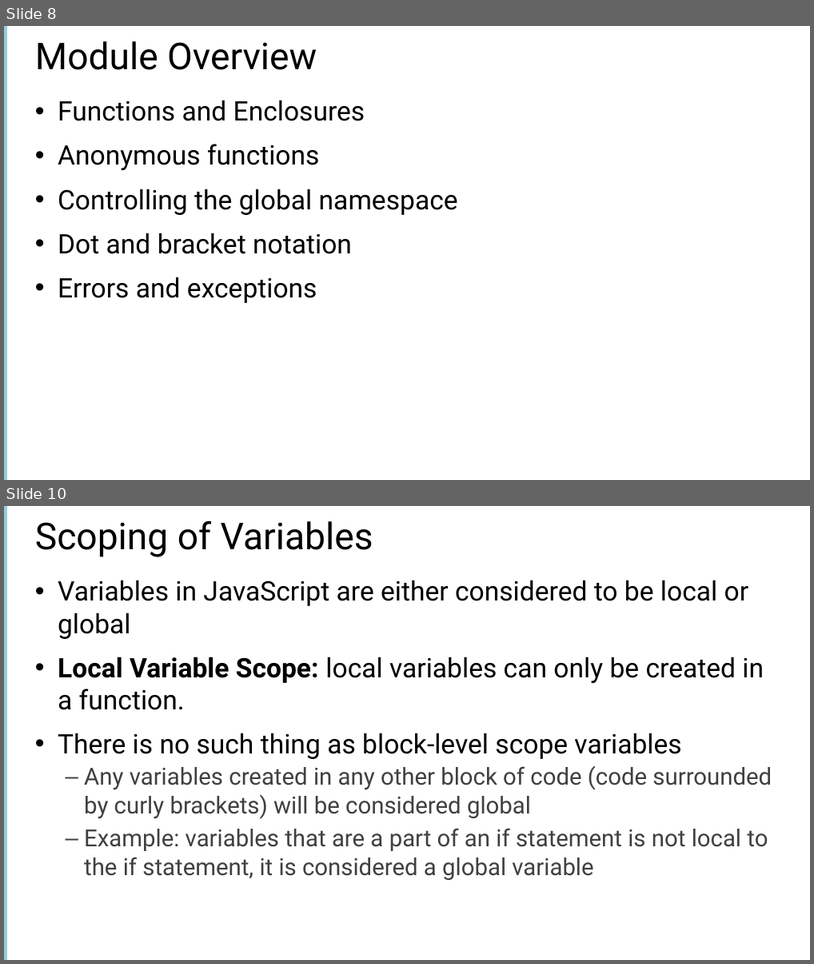
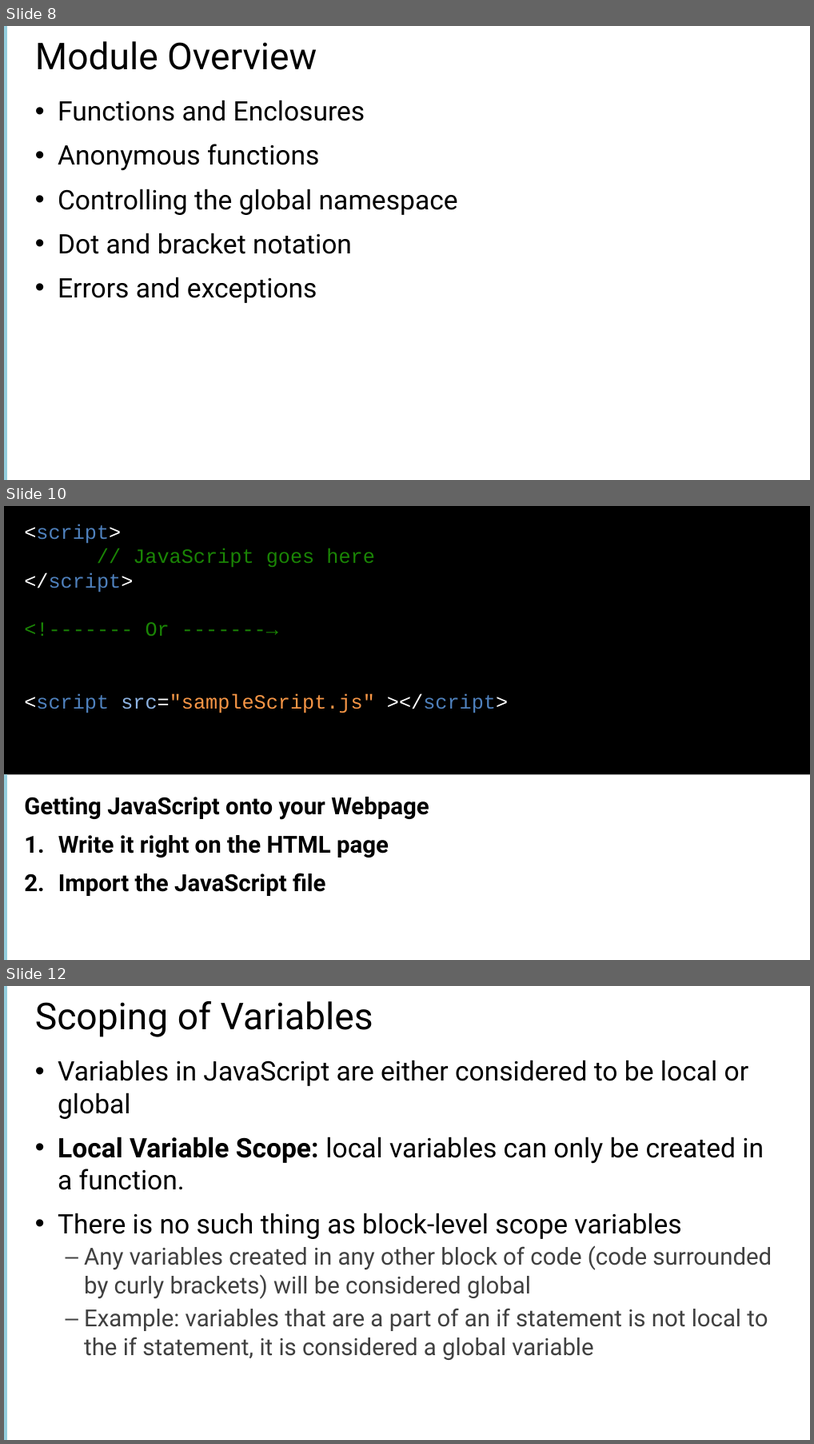
Before and after one commit to Amart85/JavaScript-Experienced-Developers, a slide deck: Slides/Module 1 -Getting Started With JavaScript.pptx. Shown one above the other, each under a label of ours: slides 8 and 10 before the commit, slides 8, 10 and 12 after it; the slides between them are not shown. The pictures are 814x964 and 814x1444 pixels, drawn with LibreOffice and Linux fonts; fonts in the diff are those of the drawing. Boxes give left, top, right and bottom in pixels: in the first picture for what was removed or moved away, otherwise in the second. Text is boxed around its words. In the diff, an @@ line names an element or a change of style, - is before the commit and + after.

```diff
--- a/Slides/Module 1 -Getting Started With JavaScript.pptx
+++ b/Slides/Module 1 -Getting Started With JavaScript.pptx
@@ slide 10 added at <box>4,506,810,960</box>, background #FFFFFF @@
@@ rectangle added at <box>4,506,810,775</box>, fill #000000 @@
@@ text added at <box>24,524,508,713</box>, 24 pt, text #1A8505 @@
+<script>
+// JavaScript goes here
+</script>
+<!------- Or -------→
+<script src="sampleScript.js" ></script>
@@ rectangle added at <box>4,775,7,960</box>, fill #93CDDD @@
@@ text added at <box>24,796,430,896</box>, 28 pt, text #000000, bold @@
+Getting JavaScript onto your Webpage
+1. Write it right on the HTML page
+2. Import the JavaScript file
@@ what was slide 10 is now slide 12 @@
```
Also in this commit, not shown: 1 slide changed, 4 other slides added, 1 slide removed, 4 other files.
